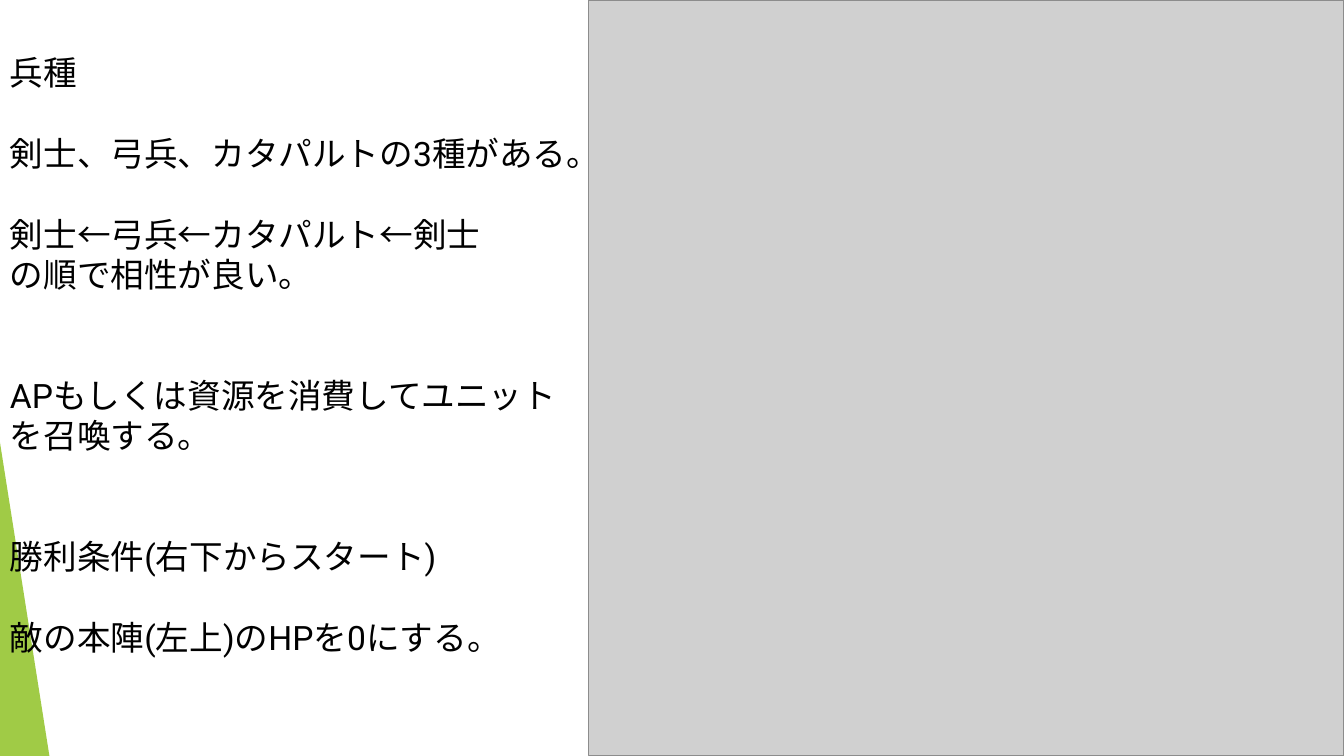
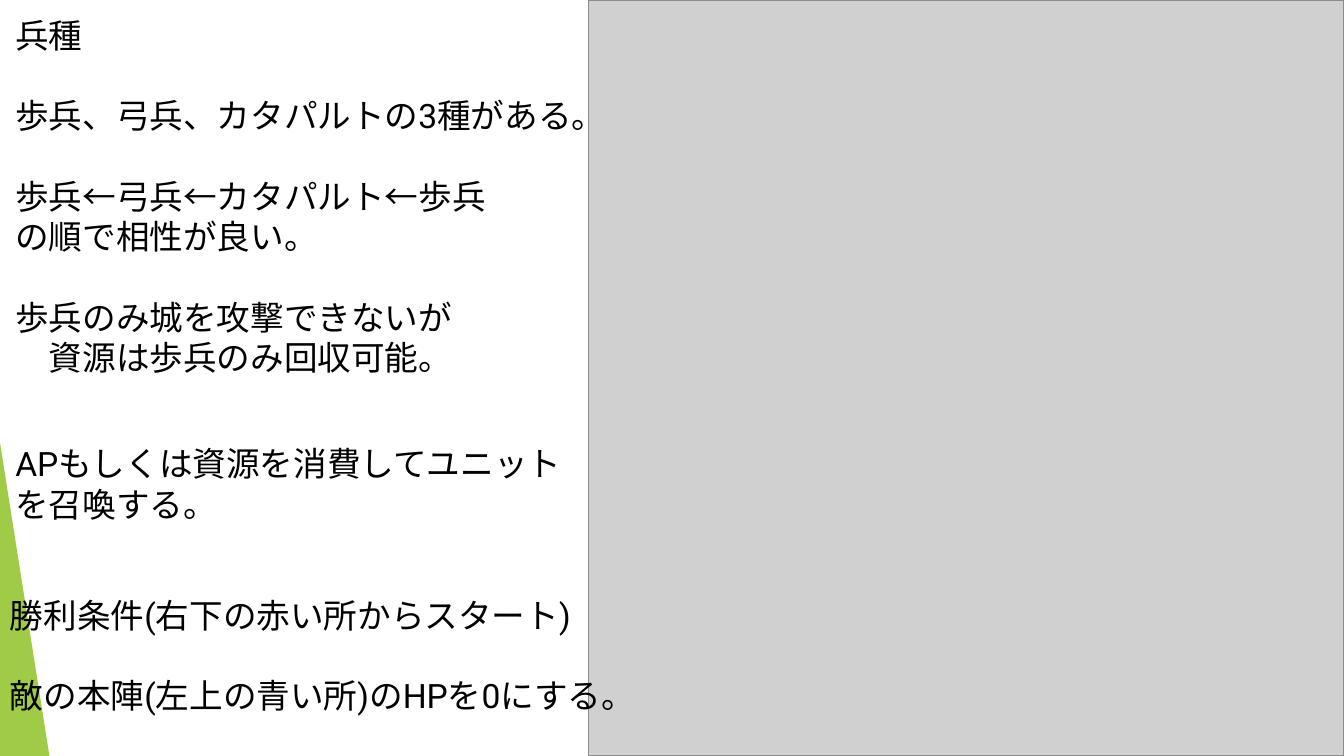
Before and after one commit to yugiry/plebs_pugna, a slide deck: slide 5 of H班企画書.pptx. Drawn at 1344x756 pixels with LibreOffice and Linux fonts; fonts in the diff are those of the drawing; grey boxes stand for pictures. Boxes give left, top, right and bottom in pixels: in the first picture for what was removed or moved away, otherwise in the second. Text is boxed around its words. In the diff, an @@ line names an element or a change of style, - is before the commit and + after.

Commit message:
企画書

```diff
--- a/H班企画書.pptx
+++ b/H班企画書.pptx
@@ text "兵種": place and size @@
-text "兵種" at (10,57,600,659)
+text "兵種" at (15,20,605,373)
@@ text at (15,94,605,212): text changed @@
-剣士、弓兵、カタパルトの3種がある。
-剣士←弓兵←カタパルト←剣士
+歩兵、弓兵、カタパルトの3種がある。
+歩兵←弓兵←カタパルト←歩兵
@@ text at (15,301,452,373): text changed @@
-APもしくは資源を消費してユニットを召喚する。
-勝利条件(右下からスタート)
-敵の本陣(左上)のHPを0にする。
+歩兵のみ城を攻撃できないが
+資源は歩兵のみ回収可能。
@@ text added at (15,489,217,520), 24 pt, text #000000 @@
+APもしくは資源を消費してユニットを召喚する。
@@ text added at (10,593,635,718), 24 pt, text #000000 @@
+勝利条件(右下の赤い所からスタート)
+敵の本陣(左上の青い所)のHPを0にする。
```
